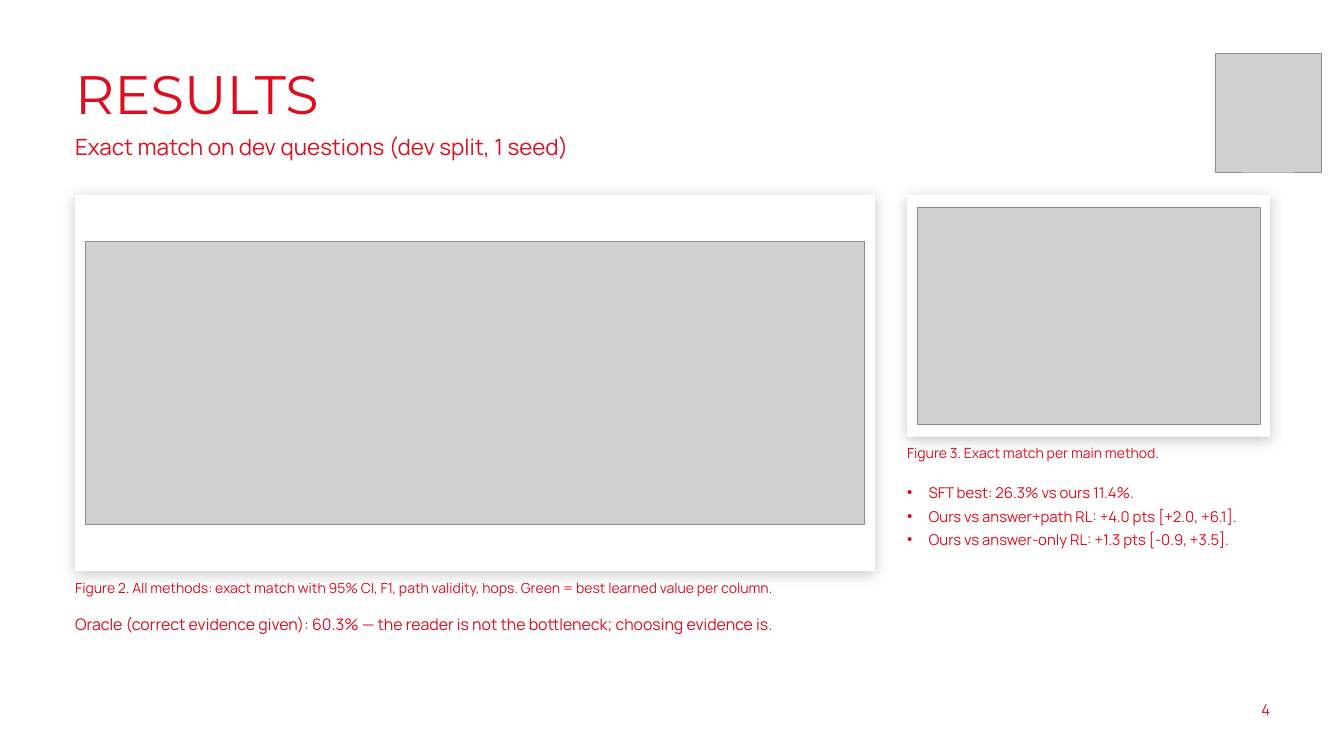
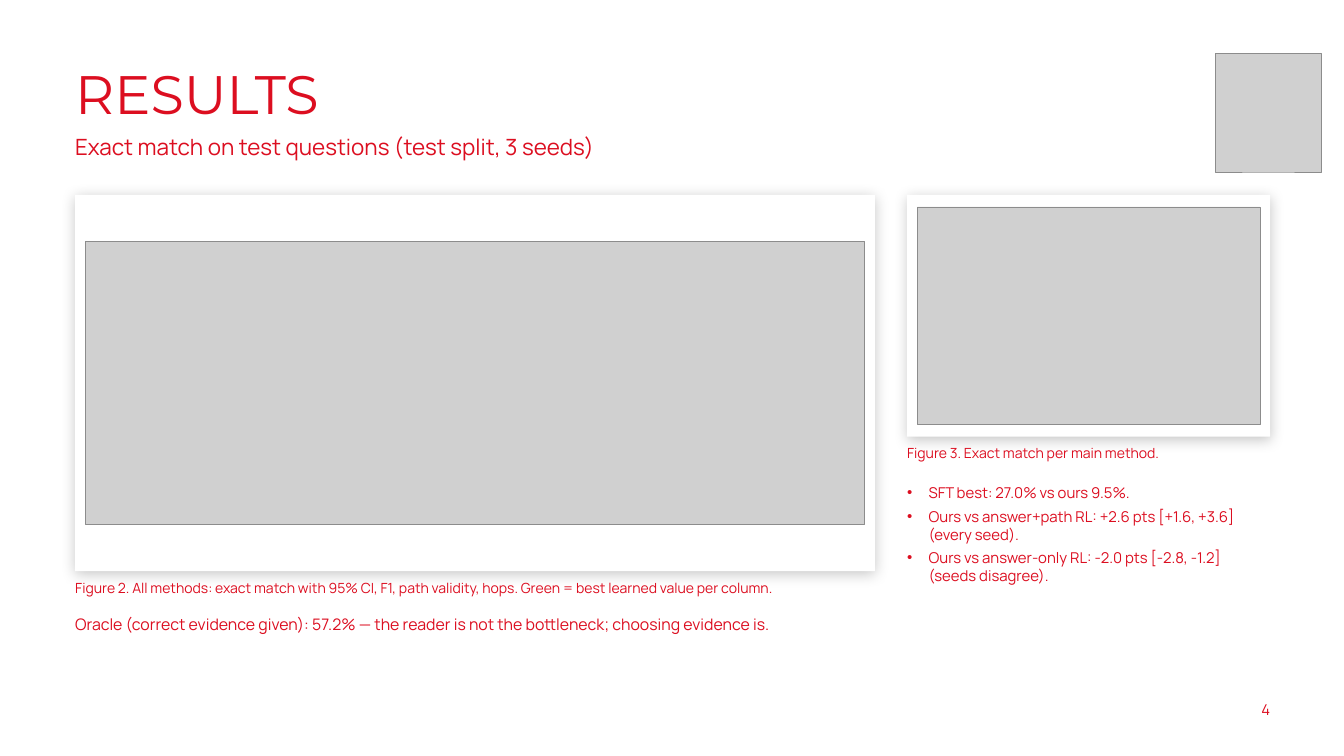
Before and after one commit to Dhruv-Git21/CS769-TableHopPPO, a slide deck: slide 5 of deliverables/pre_end_semester_presentation.pptx. Drawn at 1344x756 pixels with LibreOffice and Linux fonts; fonts in the diff are those of the drawing; grey boxes stand for pictures; background and template pictures are left out. Boxes give left, top, right and bottom in pixels: in the first picture for what was removed or moved away, otherwise in the second. Text is boxed around its words. In the diff, an @@ line names an element or a change of style, - is before the commit and + after.

```diff
--- a/deliverables/pre_end_semester_presentation.pptx
+++ b/deliverables/pre_end_semester_presentation.pptx
@@ text at (75, 136, 594, 161): text changed @@
-Exact match on dev questions (dev split, 1 seed)
+Exact match on test questions (test split, 3 seeds)
@@ text at (929, 487, 1234, 585): text changed @@
-• SFT best: 26.3% vs ours 11.4%.
-• Ours vs answer+path RL: +4.0 pts [+2.0, +6.1].
-• Ours vs answer-only RL: +1.3 pts [-0.9, +3.5].
+• SFT best: 27.0% vs ours 9.5%.
+• Ours vs answer+path RL: +2.6 pts [+1.6, +3.6] (every seed).
+• Ours vs answer-only RL: -2.0 pts [-2.8, -1.2] (seeds disagree).
@@ text at (75, 617, 769, 634): text changed @@
-Oracle (correct evidence given): 60.3% — the reader is not the bottleneck; choosing evidence is.
+Oracle (correct evidence given): 57.2% — the reader is not the bottleneck; choosing evidence is.
```
Also in this commit, not shown: 1 other slide changed.
